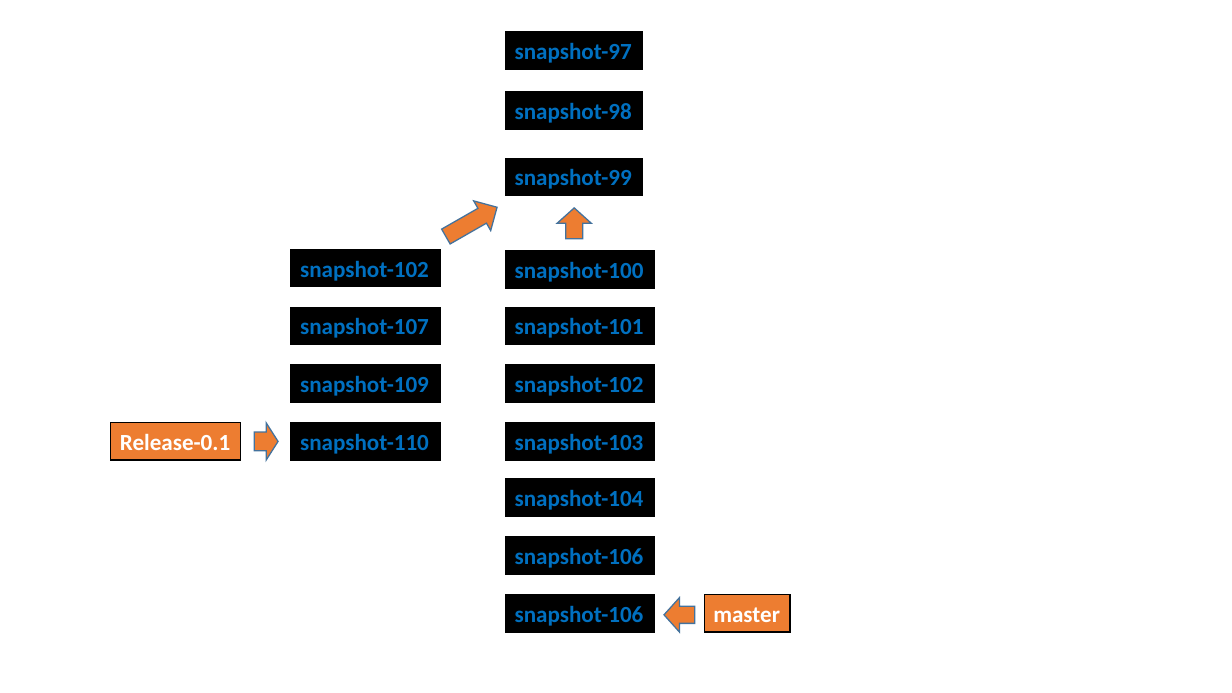
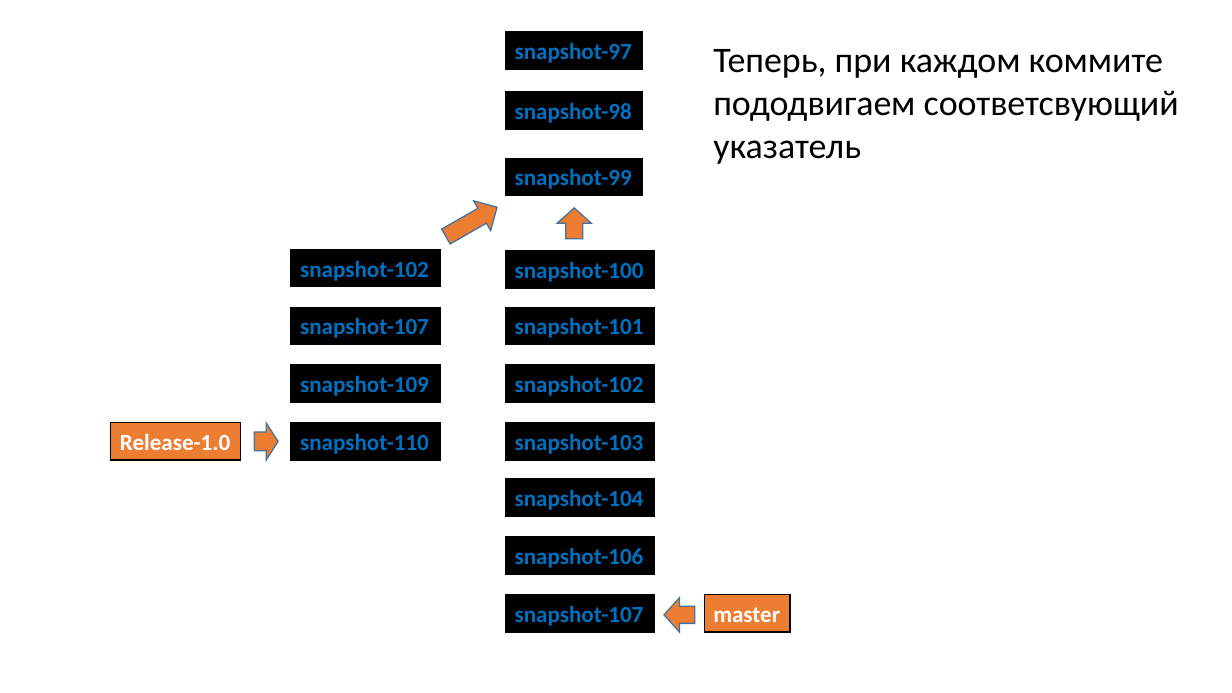
Before and after one commit to dzmitry-varabei/front-end-course, a slide deck: slide 30 of git-commit-code-review/Presentation1.pptx (slide 29 before the commit). Drawn at 1232x693 pixels with LibreOffice and Linux fonts; fonts in the diff are those of the drawing. Boxes give left, top, right and bottom in pixels: in the first picture for what was removed or moved away, otherwise in the second. Text is boxed around its words. In the diff, an @@ line names an element or a change of style, - is before the commit and + after.

```diff
--- a/git-commit-code-review/Presentation1.pptx
+++ b/git-commit-code-review/Presentation1.pptx
@@ text added at bbox=[713, 49, 1179, 164], 28 pt, text #000000 @@
+Теперь, при каждом коммите
+пододвигаем соответсвующий
+указатель
@@ text in rectangle at bbox=[120, 433, 230, 450]: text changed @@
-Release-0.1
+Release-1.0
@@ text in rectangle at bbox=[515, 606, 644, 626]: text changed @@
-snapshot-106
+snapshot-107
```
Also in this commit, not shown: 15 other slides changed, 18 slides added, 49 slides removed, 5 other files.
